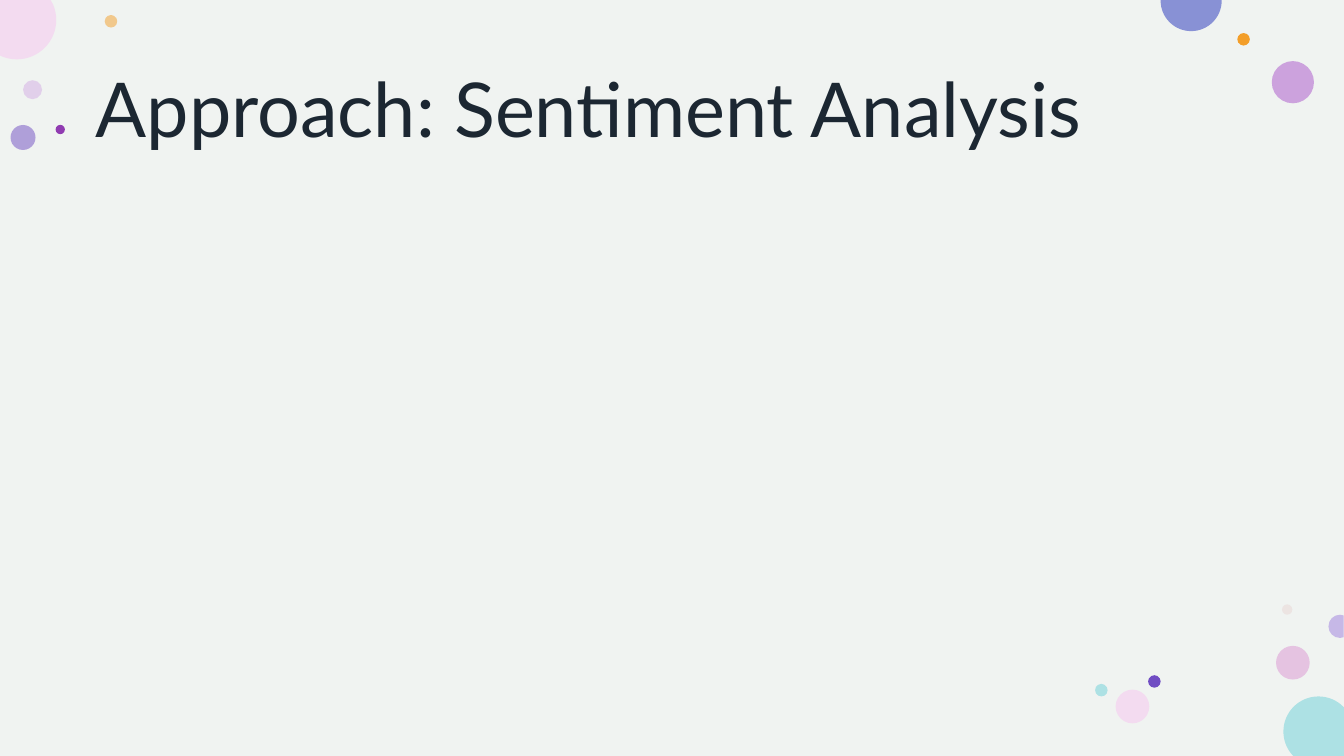
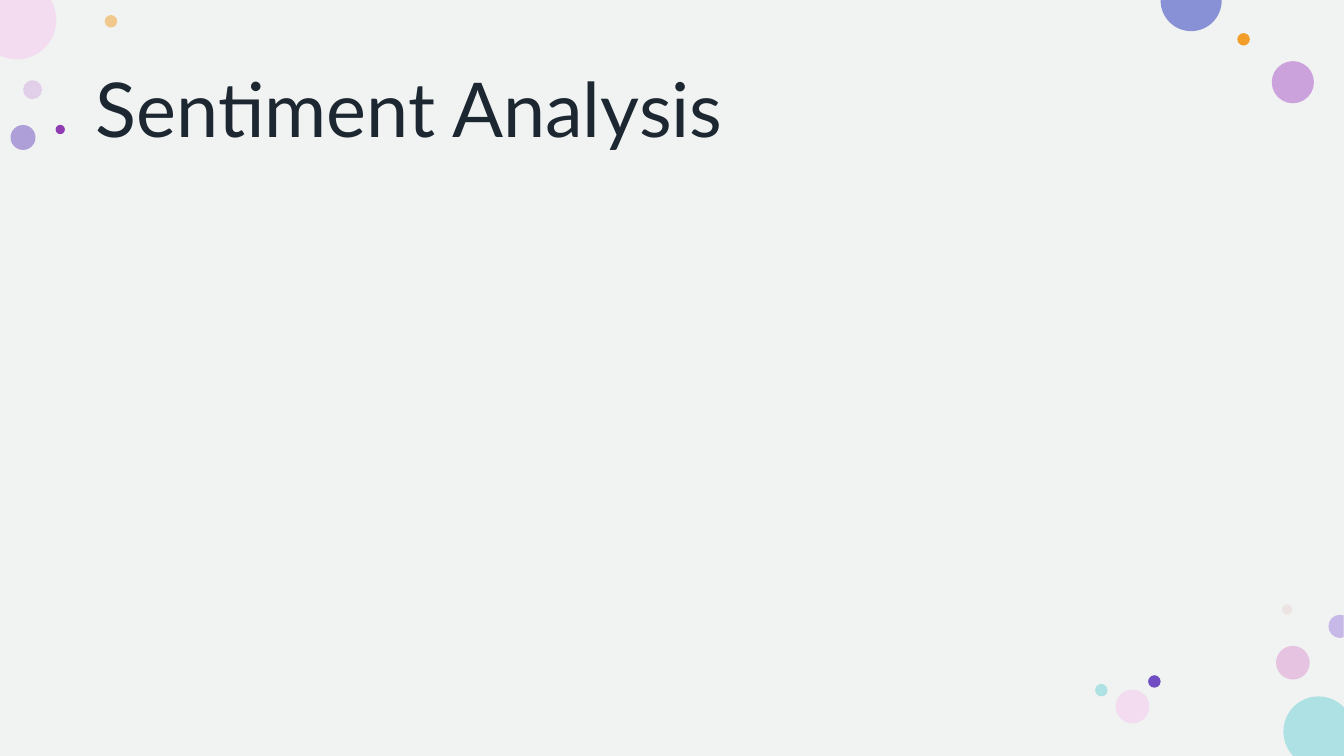
Before and after one commit to howie-zeng/Analyzing-Retail-Sentiment-and-Detecting-Trading-Signals, a slide deck: slide 6 of Presentation.pptx. Drawn at 1344x756 pixels with LibreOffice and Linux fonts; fonts in the diff are those of the drawing. Boxes give left, top, right and bottom in pixels: in the first picture for what was removed or moved away, otherwise in the second. Text is boxed around its words. In the diff, an @@ line names an element or a change of style, - is before the commit and + after.

```diff
--- a/Presentation.pptx
+++ b/Presentation.pptx
@@ title at <box>96,81,722,150</box>: text changed @@
-Approach: Sentiment Analysis
+Sentiment Analysis
```
Also in this commit, not shown: 4 other slides changed, 3 other files.
